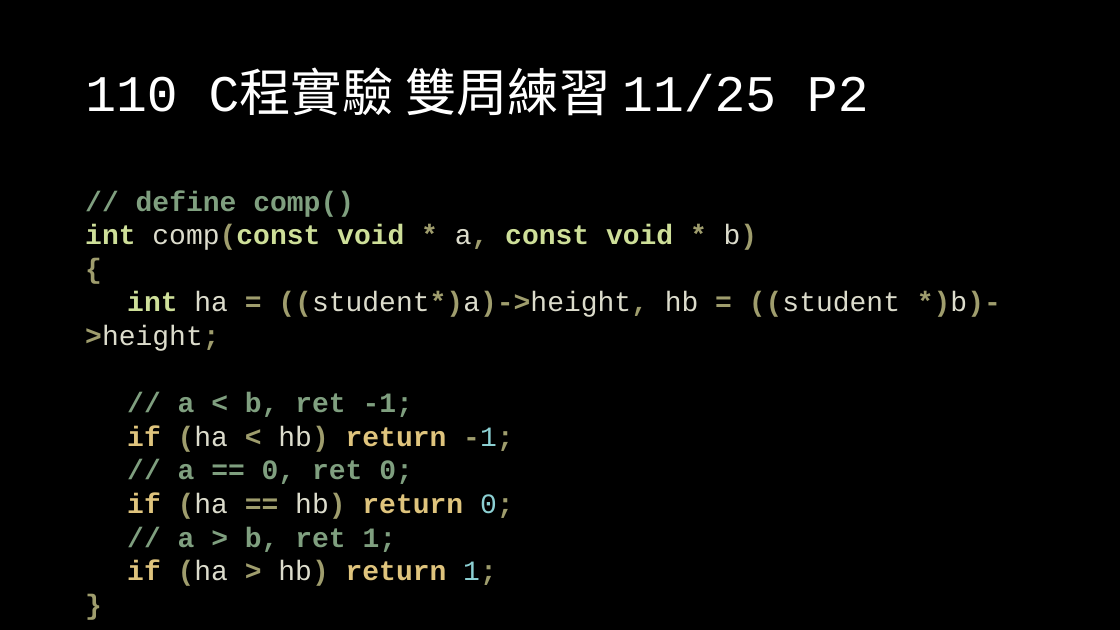
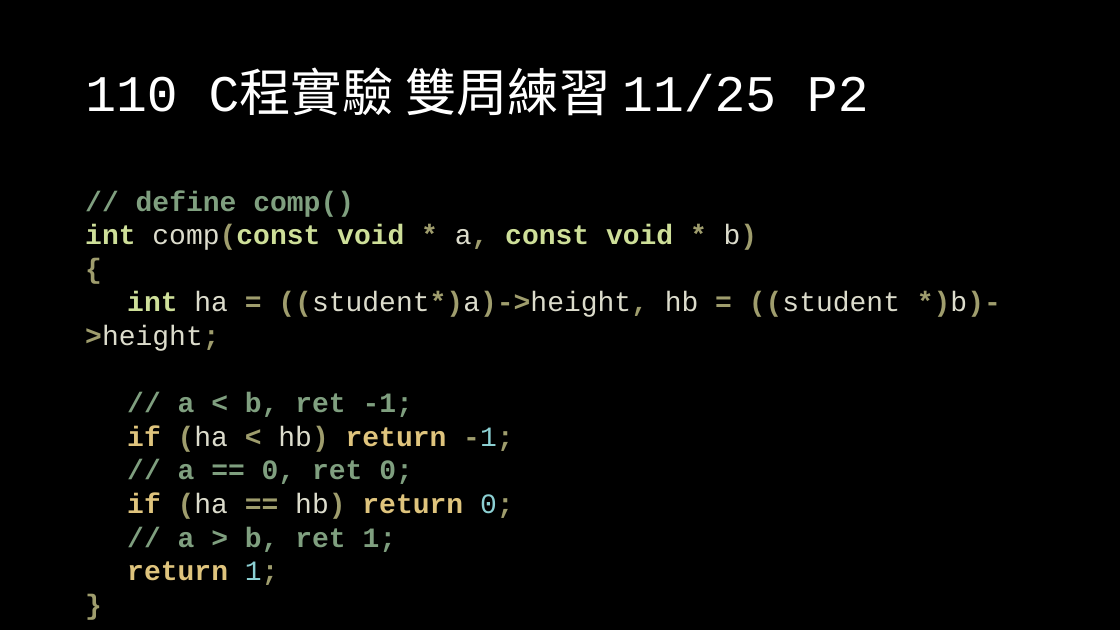
Before and after one commit to OEmiliatanO/those_c_prog_didnt_teach, a slide deck: slide 68 of Ch1/Ch1-basic.pptx (slide 70 before the commit). Drawn at 1120x630 pixels with LibreOffice and Linux fonts; fonts in the diff are those of the drawing. Boxes give left, top, right and bottom in pixels: in the first picture for what was removed or moved away, otherwise in the second. Text is boxed around its words. In the diff, an @@ line names an element or a change of style, - is before the commit and + after.

```diff
--- a/Ch1/Ch1-basic.pptx
+++ b/Ch1/Ch1-basic.pptx
@@ text at (127,561,279,585): text changed @@
-if (ha > hb) return 1;
+return 1;
```
Also in this commit, not shown: 8 other slides changed, 1 slide added, 5 slides removed, 1 other file.
